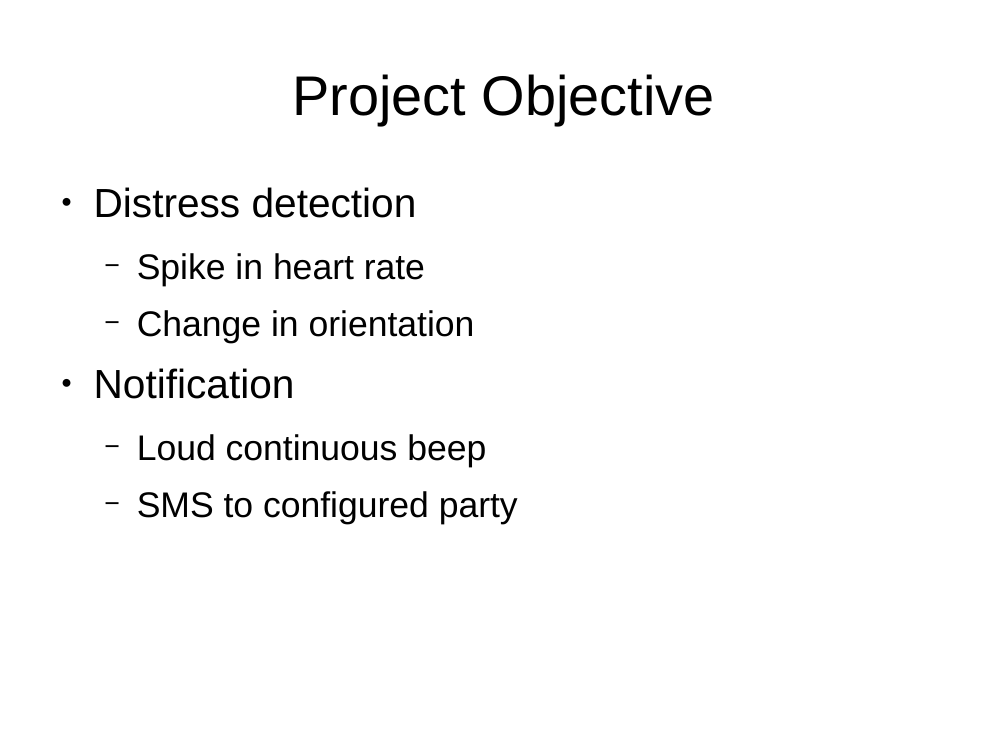
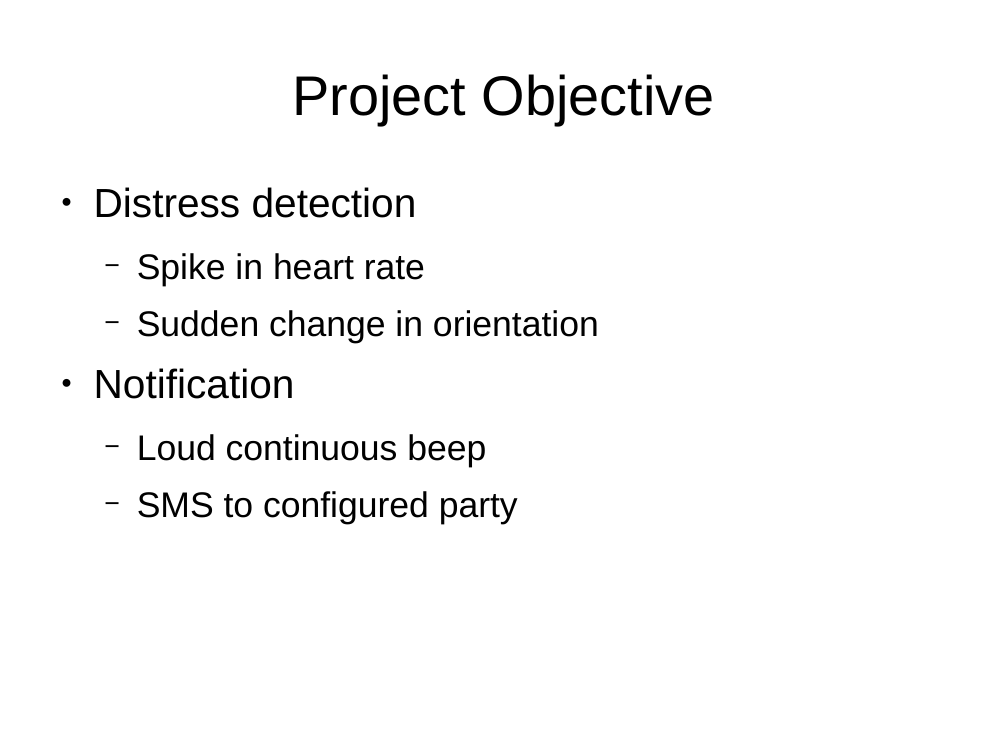
Before and after one commit to bkzshabbaz/EADAS, a slide deck: slide 2 of EADAS_progress_report.odp (slide 3 before the commit). Drawn at 1008x756 pixels with LibreOffice and Linux fonts; fonts in the diff are those of the drawing. Boxes give left, top, right and bottom in pixels: in the first picture for what was removed or moved away, otherwise in the second. Text is boxed around its words. In the diff, an @@ line names an element or a change of style, - is before the commit and + after.

```diff
--- a/EADAS_progress_report.odp
+++ b/EADAS_progress_report.odp
@@ text at (x1=137, y1=310, x2=599, y2=343): text changed @@
-  − Change in orientation
+  − Sudden change in orientation
```
Also in this commit, not shown: 3 other slides changed, 1 slide added.
